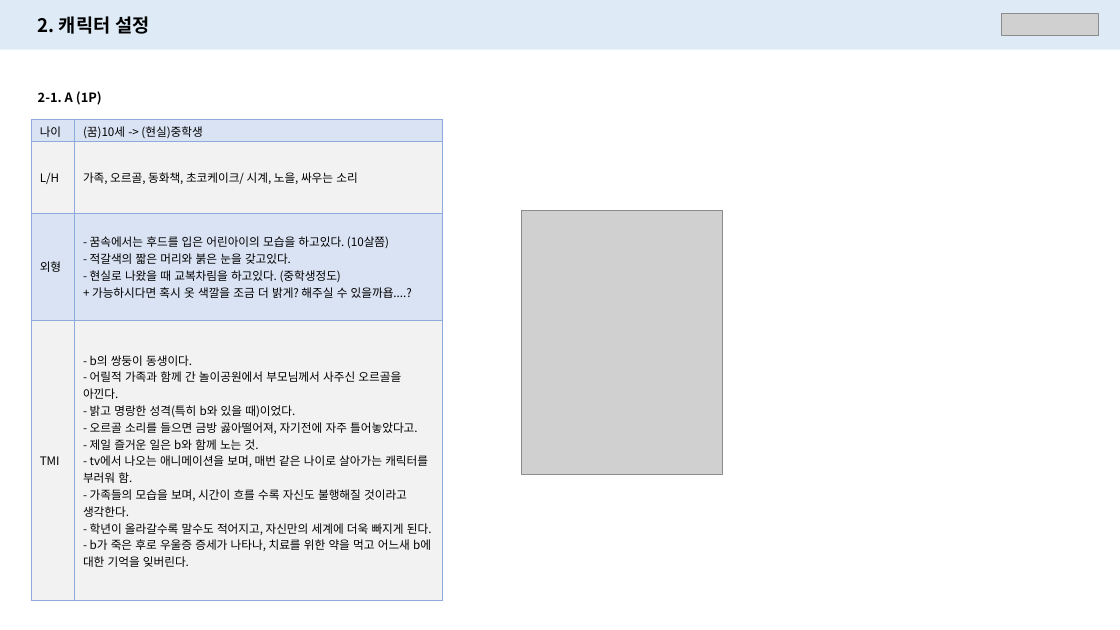
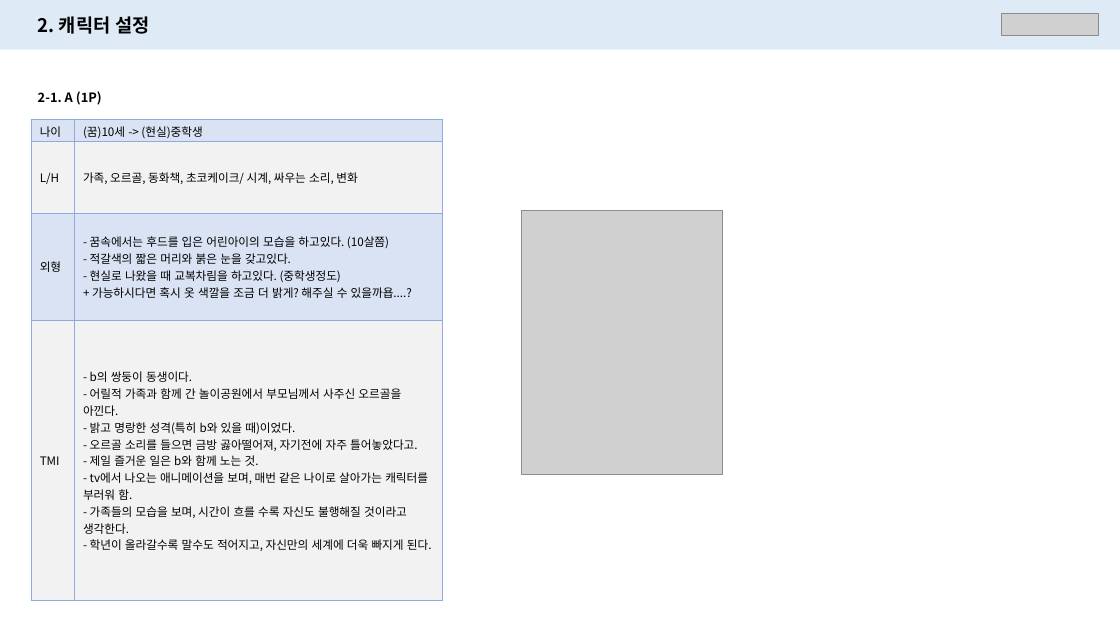
Before and after one commit to PerfectEgg/-Receivers, a slide deck: slide 7 of Doc/Story/캐릭터 설정_v1.02.pptx. Drawn at 1120x630 pixels with LibreOffice and Linux fonts; fonts in the diff are those of the drawing; grey boxes stand for pictures. Boxes give left, top, right and bottom in pixels: in the first picture for what was removed or moved away, otherwise in the second. Text is boxed around its words. In the diff, an @@ line names an element or a change of style, - is before the commit and + after.

```diff
--- a/Doc/Story/캐릭터 설정_v1.02.pptx
+++ b/Doc/Story/캐릭터 설정_v1.02.pptx
@@ table at <box>31,119,442,601</box> @@
-row 2, column 2: 가족, 오르골, 동화책, 초코케이크/ 시계, 노을, 싸우는 소리
+row 2, column 2: 가족, 오르골, 동화책, 초코케이크/ 시계, 싸우는 소리, 변화
-row 4, column 2: - b의 쌍둥이 동생이다. / - 어릴적 가족과 함께 간 놀이공원에서 부모님께서 사주신 오르골을 아낀다. / - 밝고 명랑한 성격(특히 b와 있을 때)이었다. / - 오르골 소리를 들으면 금방 곯아떨어져, 자기전에 자주 틀어놓았다고. / - 제일 즐거운 일은 b와 함께 노는 것. / - tv에서 나오는 애니메이션을 보며, 매번 같은 나이로 살아가는 캐릭터를 부러워 함. / - 가족들의 모습을 보며, 시간이 흐를 수록 자신도 불행해질 것이라고 생각한다. / - 학년이 올라갈수록 말수도 적어지고, 자신만의 세계에 더욱 빠지게 된다. / - b가 죽은 후로 우울증 증세가 나타나, 치료를 위한 약을 먹고 어느새 b에 대한 기억을 잊버린다.
+row 4, column 2: - b의 쌍둥이 동생이다. / - 어릴적 가족과 함께 간 놀이공원에서 부모님께서 사주신 오르골을 아낀다. / - 밝고 명랑한 성격(특히 b와 있을 때)이었다. / - 오르골 소리를 들으면 금방 곯아떨어져, 자기전에 자주 틀어놓았다고. / - 제일 즐거운 일은 b와 함께 노는 것. / - tv에서 나오는 애니메이션을 보며, 매번 같은 나이로 살아가는 캐릭터를 부러워 함. / - 가족들의 모습을 보며, 시간이 흐를 수록 자신도 불행해질 것이라고 생각한다. / - 학년이 올라갈수록 말수도 적어지고, 자신만의 세계에 더욱 빠지게 된다.
```
Also in this commit, not shown: 8 other slides changed, 1 other file.
